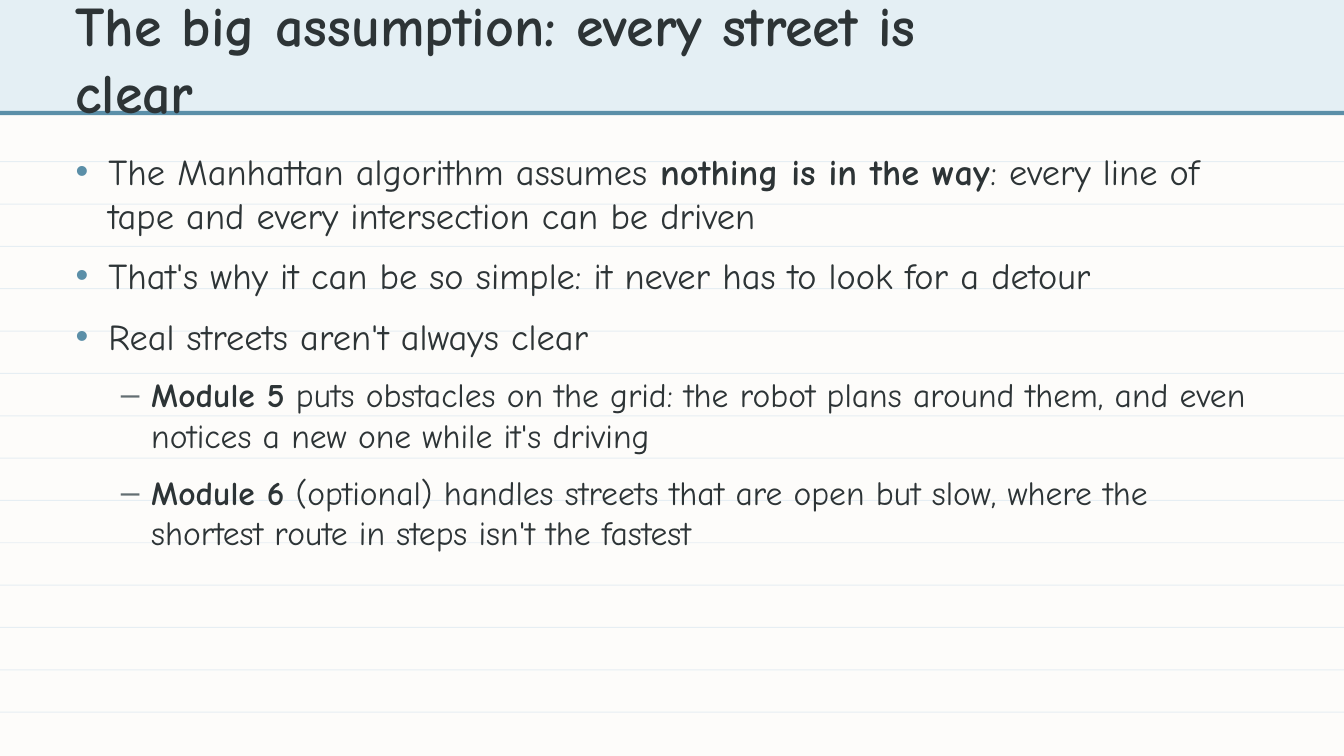
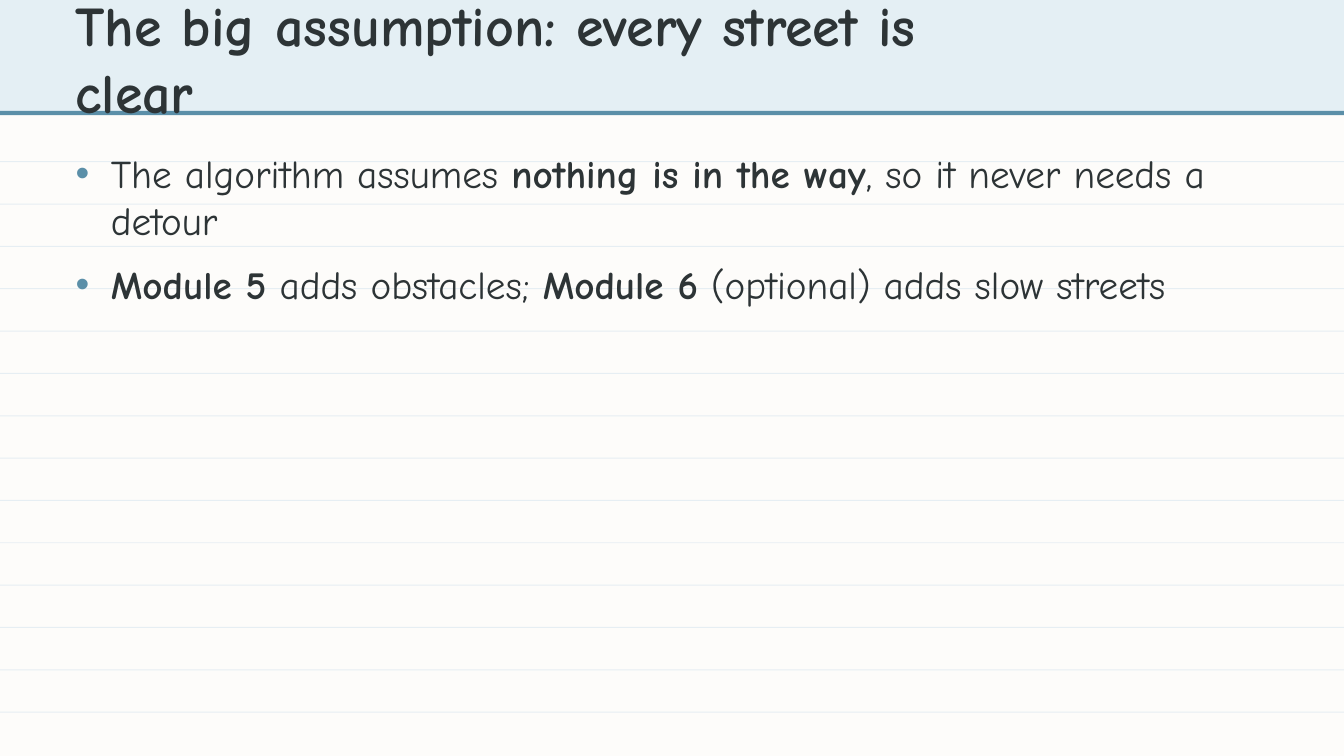
Before and after one commit to bradamiller/LearningPython, a slide deck: slide 14 of static/slides/module-04-manhattan/module-4-lesson-00-overview.pptx (slide 15 before the commit). Drawn at 1344x756 pixels with LibreOffice and Linux fonts; fonts in the diff are those of the drawing. Boxes give left, top, right and bottom in pixels: in the first picture for what was removed or moved away, otherwise in the second. Text is boxed around its words. In the diff, an @@ line names an element or a change of style, - is before the commit and + after.

```diff
--- a/static/slides/module-04-manhattan/module-4-lesson-00-overview.pptx
+++ b/static/slides/module-04-manhattan/module-4-lesson-00-overview.pptx
@@ text at bbox=[111, 161, 1205, 307]: text changed; size 24 to 28 pt @@
-• The Manhattan algorithm assumes nothing is in the way: every line of tape and every intersection can be driven
-• That's why it can be so simple: it never has to look for a detour
-• Real streets aren't always clear
-– Module 5 puts obstacles on the grid: the robot plans around them, and even notices a new one while it's driving
-– Module 6 (optional) handles streets that are open but slow, where the shortest route in steps isn't the fastest
+• The algorithm assumes nothing is in the way, so it never needs a detour
+• Module 5 adds obstacles; Module 6 (optional) adds slow streets
```
Also in this commit, not shown: 7 other slides changed, 11 slides removed, 15 other files.
